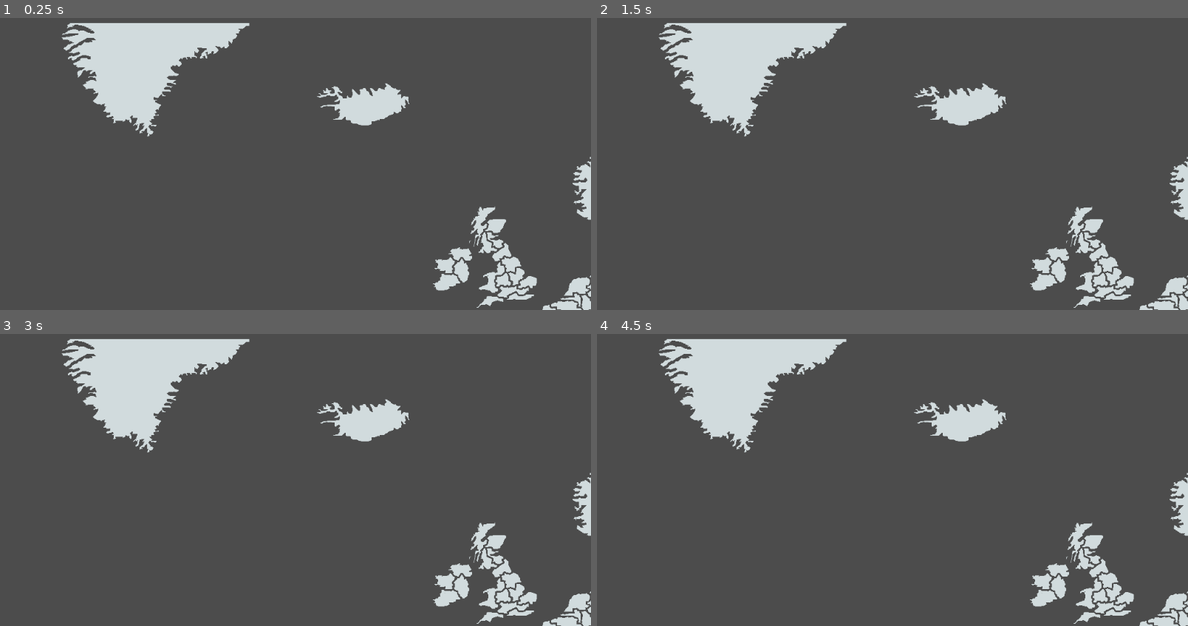
Above: before the commit, frames 1-4 (two rows, left to right).
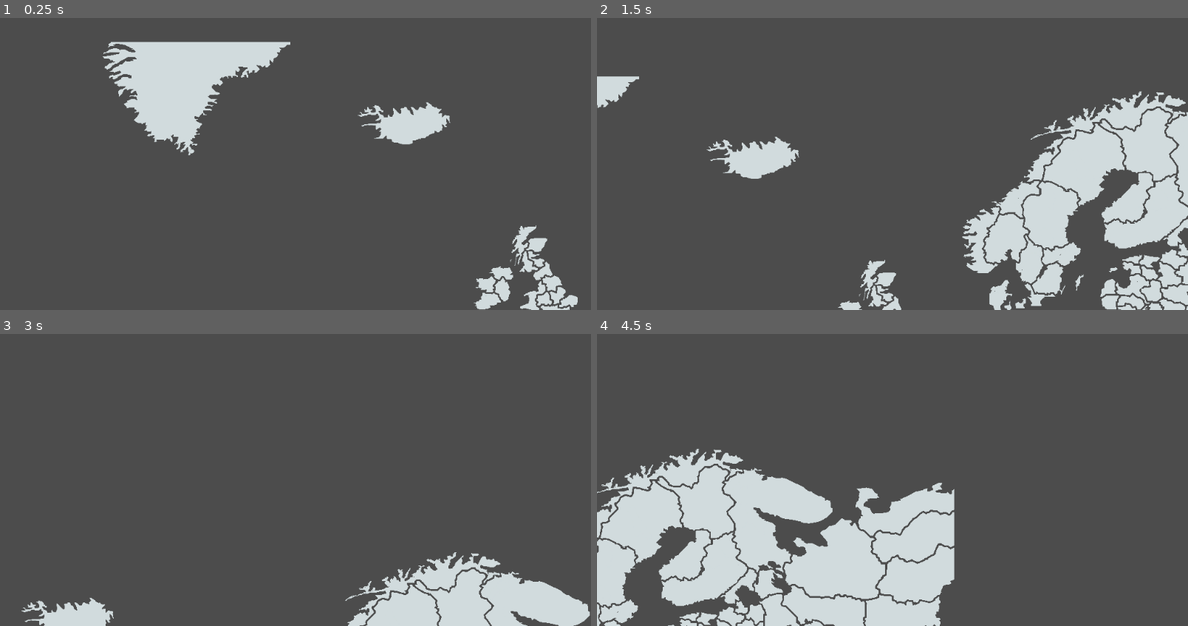
Above: after the commit, the same moments.

Repository: burinss/WarGame
Game: Godot game, scene res://MainScene.tscn
Same seed, same stepped clock (60 frames per second), same inputs: the game is played once before the commit and once after it.
Inputs (mouse positions are in pixels of both pictures, inside the frame that each line leads up to):
- Up to frame 1 (0.25 s): no input
- Up to frame 2 (1.5 s): tap Enter at 0.5 s; move the mouse to (1022, 120) at 0.52 s; press the mouse at (1022, 120) at 0.53 s; tap Space at 1.25 s; move the mouse to (774, 155) at 1.27 s; release the mouse at (774, 155) at 1.28 s; click (774, 155) at 1.35 s
- Up to frame 3 (3 s): tap Enter at 2 s; move the mouse to (354, 377) at 2.02 s; press the mouse at (354, 377) at 2.03 s; tap Space at 2.75 s; move the mouse to (265, 523) at 2.77 s; release the mouse at (265, 523) at 2.78 s; click (265, 523) at 2.85 s
- Up to frame 4 (4.5 s): tap Enter at 3.5 s; move the mouse to (1069, 506) at 3.52 s; press the mouse at (1069, 506) at 3.53 s; tap Space at 4.25 s; move the mouse to (715, 401) at 4.27 s; release the mouse at (715, 401) at 4.28 s; click (715, 401) at 4.35 s

The runs differ from the first frame. In frame 1, 13% of the frame differs, in the area x 10-100%, y 1-100%; in frame 2, 25%; in frame 3, 14%; in frame 4, 34%, in the area x 0-100%, y 1-100%.

Commit message:
Сamera dragging

Diff:
--- a/Province.gd
+++ b/Game.gd
@@ -4,34 +4,40 @@
 # Declare member variables here. Examples:
 # var a = 2
 # var b = "text"
-
+var drag = false
 
 # Called when the node enters the scene tree for the first time.
 func _ready():
 	position.x=100
 	position.y=100
 	var dict = {}
-	#var body = StaticBody2D.new()
 	var file = File.new()
 	file.open("res://data1.json", file.READ)
 	var text = file.get_as_text()
-	#print(dict.parse_json(text))
 	var result_json = JSON.parse(text).result
 	file.close()
-# print something from the dictionnary for testing.
+
 	var entities = result_json["entities"]
+
 	for entity in entities:
 		var mySprite = Sprite.new()
-		#mySprite.texture = load("res://cropped//Albania_province_1.png")
 		mySprite.texture = load("res://cropped//" + entity['Name'])
 		mySprite.position = Vector2(entity['x'],entity['y'])
-		#mySprite.rotate(angle)
 		mySprite.scale = Vector2(1.0,1.0)
 		mySprite.centered=false
 		add_child(mySprite)
 	#pass # Replace with function body.
 
+func _unhandled_input(event):
+	if event.is_action_pressed("click",false):
+		drag = true
+	elif event.is_action_released("click"):
+		drag=false
+	elif event.is_class("InputEventMouseMotion") and drag:
+		$Camera2D.position-=event.relative
+
 
 # Called every frame. 'delta' is the elapsed time since the previous frame.
 #func _process(delta):
+#	$Camera2D.position = init_camera_pos - (get_global_mouse_position()-drag_position)
 #	pass
--- a/MainScene.tscn
+++ b/MainScene.tscn
@@ -1,6 +1,10 @@
 [gd_scene load_steps=2 format=2]
 
-[ext_resource path="res://Province.gd" type="Script" id=1]
+[ext_resource path="res://Game.gd" type="Script" id=1]
 
-[node name="Node2D" type="Node2D"]
+[node name="Game" type="Node2D"]
 script = ExtResource( 1 )
+
+[node name="Camera2D" type="Camera2D" parent="."]
+position = Vector2( 341, 167 )
+current = true
--- a/project.godot
+++ b/project.godot
@@ -14,6 +14,14 @@
 run/main_scene="res://MainScene.tscn"
 config/icon="res://icon.png"
 
+[input]
+
+click={
+"deadzone": 1.0,
+"events": [ Object(InputEventMouseButton,"resource_local_to_scene":false,"resource_name":"","device":0,"alt":false,"shift":false,"control":false,"meta":false,"command":false,"button_mask":0,"position":Vector2( 0, 0 ),"global_position":Vector2( 0, 0 ),"factor":1.0,"button_index":1,"pressed":false,"doubleclick":false,"script":null)
+ ]
+}
+
 [physics]
 
 common/enable_pause_aware_picking=true
